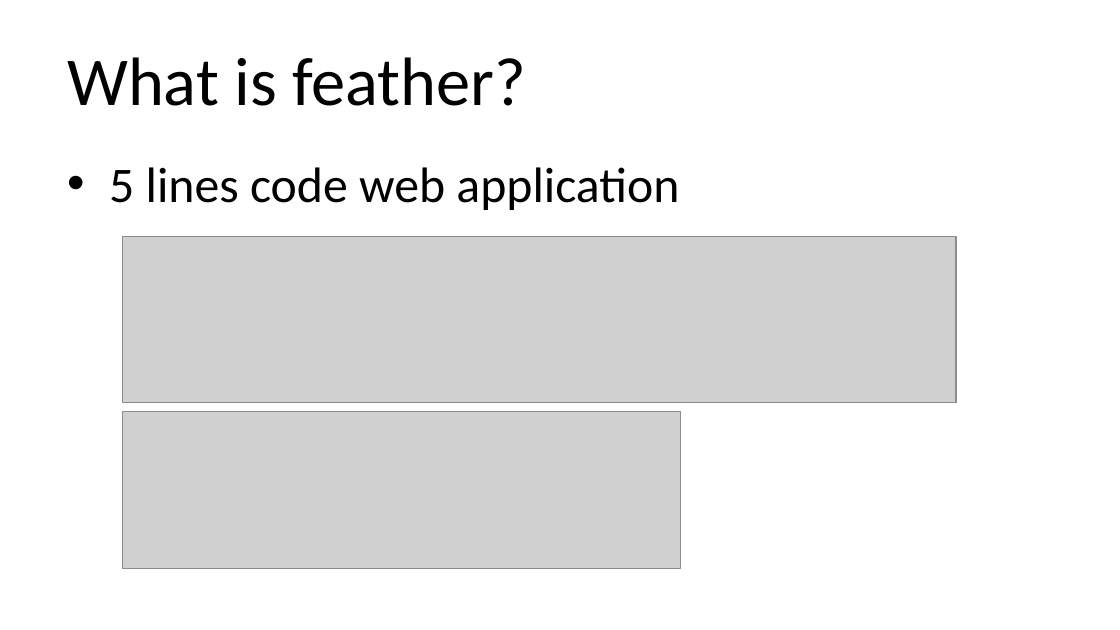
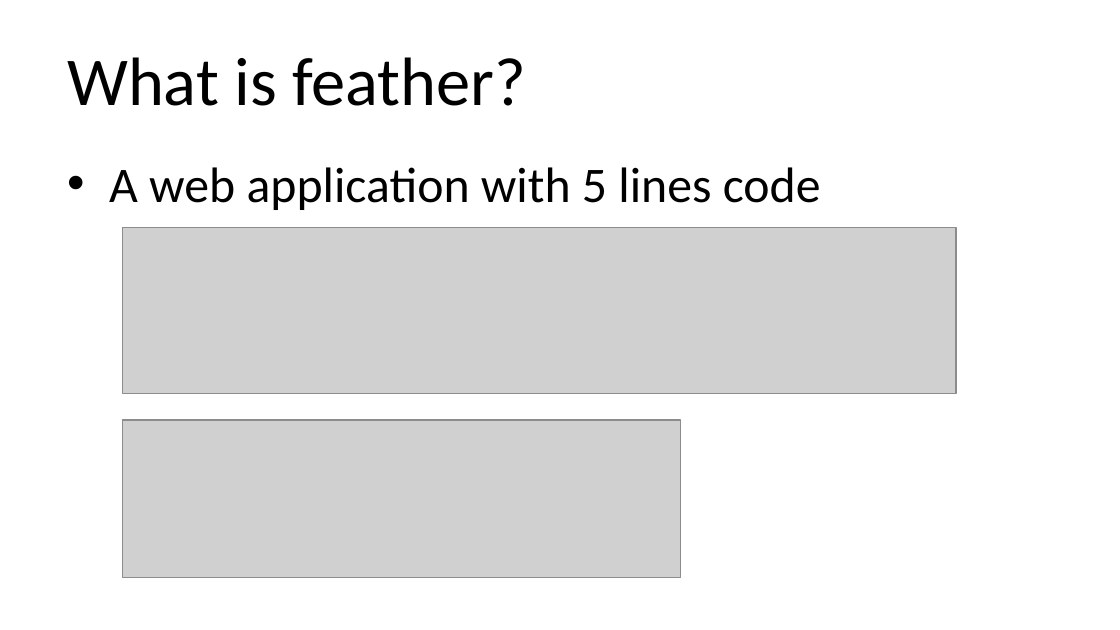
Before and after one commit to qicosmos/cppcon2018, a slide deck: slide 15 of cppcon2018.pptx (slide 5 before the commit). Drawn at 1120x630 pixels with LibreOffice and Linux fonts; fonts in the diff are those of the drawing; grey boxes stand for pictures. Boxes give left, top, right and bottom in pixels: in the first picture for what was removed or moved away, otherwise in the second. Text is boxed around its words. In the diff, an @@ line names an element or a change of style, - is before the commit and + after.

```diff
--- a/cppcon2018.pptx
+++ b/cppcon2018.pptx
@@ text at [109,167,821,210]: text changed @@
-• 5 lines code web application
+• A web application with 5 lines code
@@ picture: place and size @@
-picture at [122,236,955,402]
+picture at [122,227,955,393]
@@ picture: place and size @@
-picture at [122,411,680,569]
+picture at [122,420,680,578]
```
Also in this commit, not shown: 13 other slides changed, 8 slides added, 2 slides removed.
